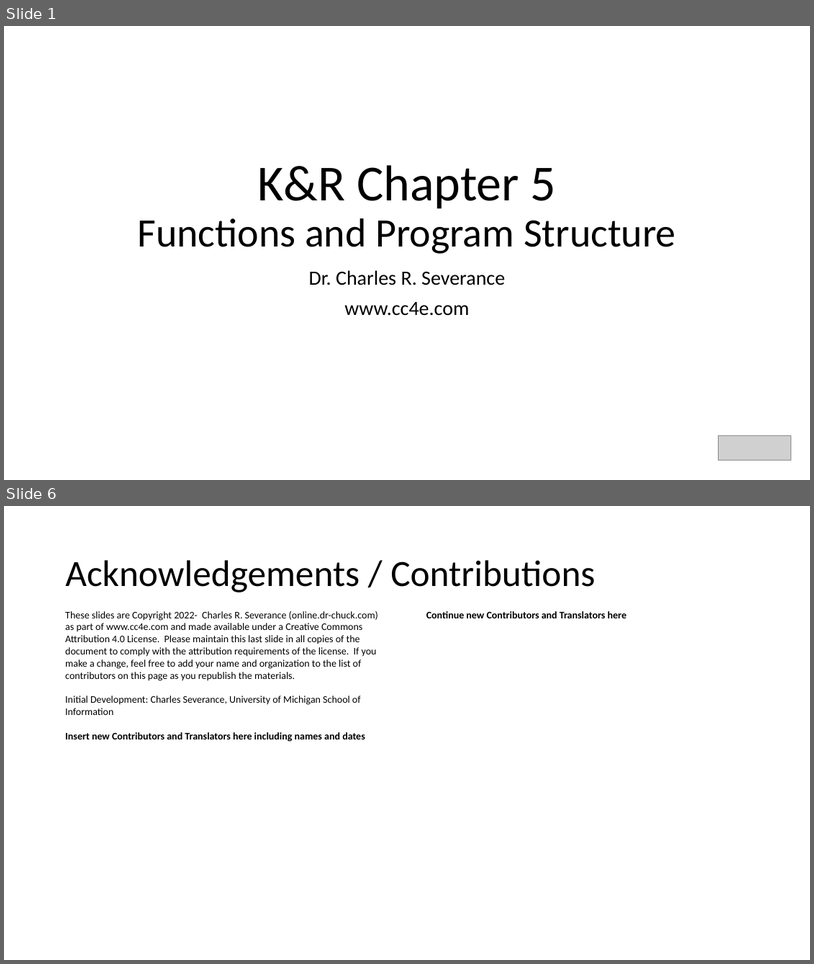
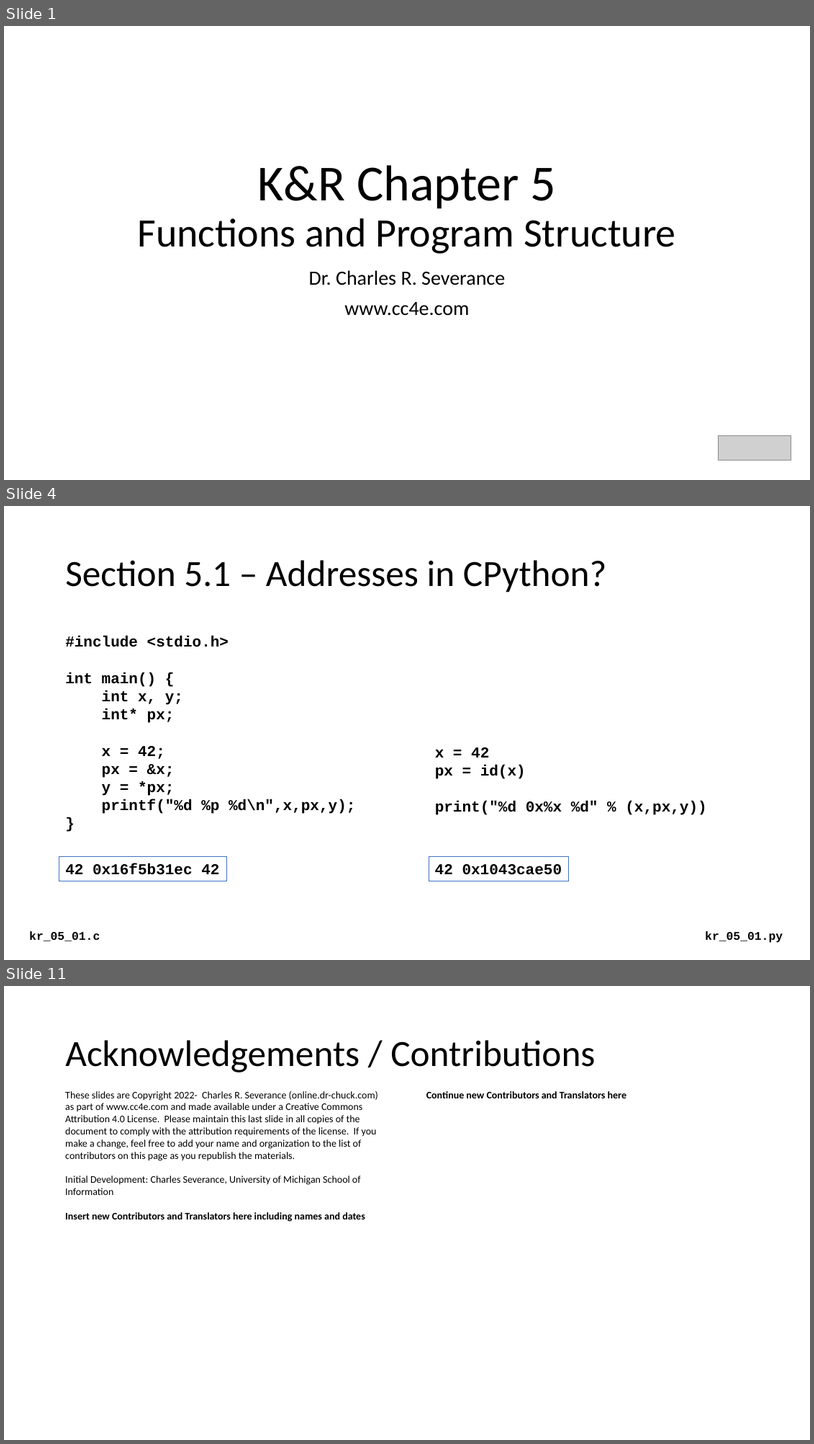
Before and after one commit to csev/cc4e, a slide deck: lectures/KR-5.pptx. Shown one above the other, each under a label of ours: slides 1 and 6 before the commit, slides 1, 4 and 11 after it; the slides between them are not shown. The pictures are 814x964 and 814x1444 pixels, drawn with LibreOffice and Linux fonts; fonts in the diff are those of the drawing; grey boxes stand for pictures. Boxes give left, top, right and bottom in pixels: in the first picture for what was removed or moved away, otherwise in the second. Text is boxed around its words. In the diff, an @@ line names an element or a change of style, - is before the commit and + after.

```diff
--- a/lectures/KR-5.pptx
+++ b/lectures/KR-5.pptx
@@ slide 4 added at <box>4,506,810,960</box>, background #FFFFFF @@
@@ title added at <box>65,560,607,592</box>, 44 pt, text #000000 @@
+Section 5.1 – Addresses in CPython?
@@ text added at <box>65,636,355,813</box>, 18 pt, text #000000, bold @@
+#include <stdio.h>
+int main() {
+int x, y;
+int* px;
+x = 42;
+px = &x;
+y = *px;
+printf("%d %p %d\n",x,px,y);
+}
@@ text added at <box>435,747,707,815</box>, 18 pt, text #000000, bold @@
+x = 42
+px = id(x)
+print("%d 0x%x %d" % (x,px,y))
@@ rectangle added at <box>59,856,226,880</box>, outline #4472C4 0.75 pt, 18 pt, text #000000, bold @@
+42 0x16f5b31ec 42
@@ rectangle added at <box>430,856,569,880</box>, outline #4472C4 0.75 pt, 18 pt, text #000000, bold @@
+42 0x1043cae50
@@ text added at <box>29,931,100,941</box>, 14 pt, text #000000, bold @@
+kr_05_01.c
@@ text added at <box>705,931,783,942</box>, 14 pt, text #000000, bold @@
+kr_05_01.py
@@ what was slide 6 is now slide 11 @@
```
Also in this commit, not shown: 3 slides changed, 5 other slides added, 1 slide removed, 7 other files.
